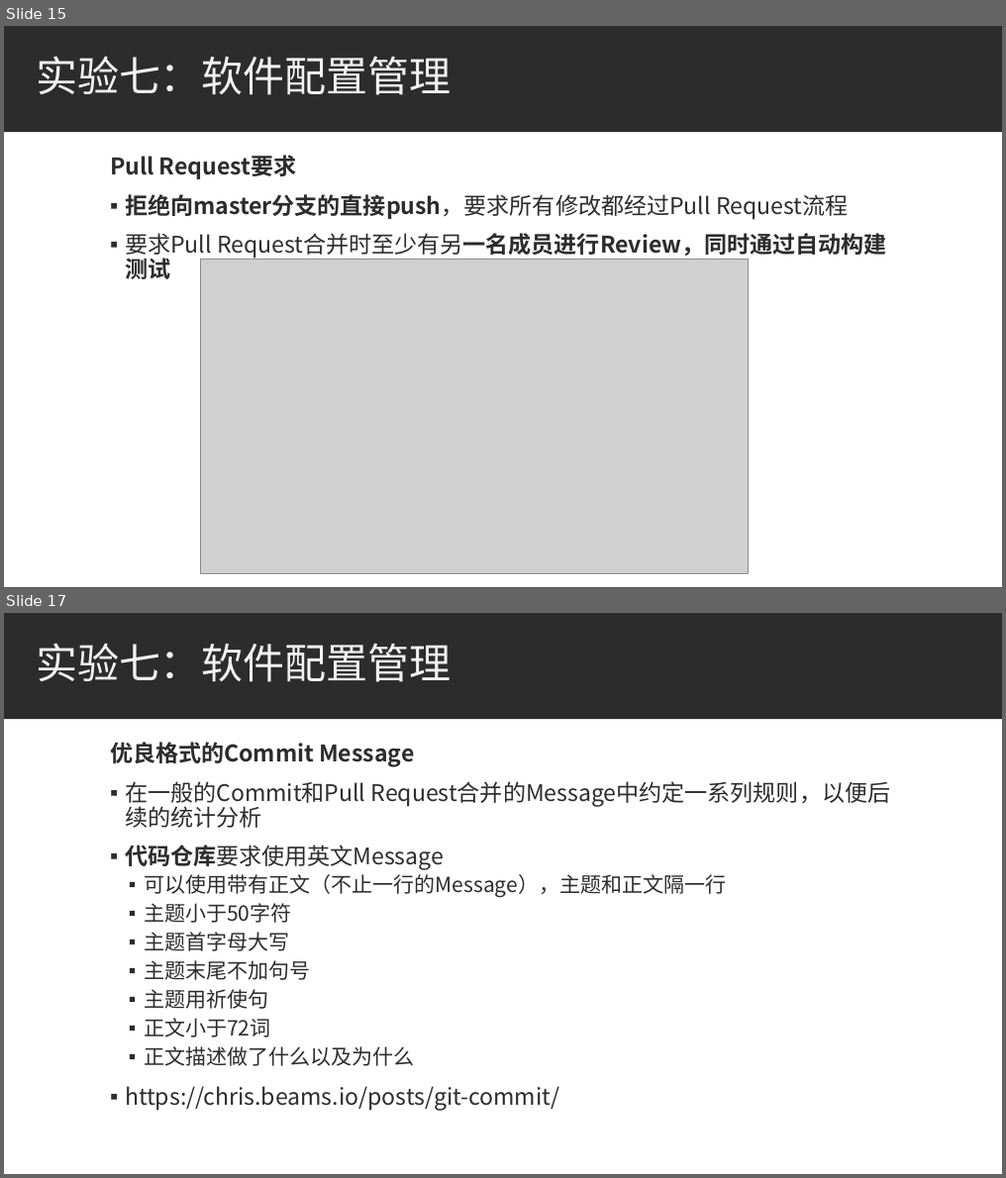
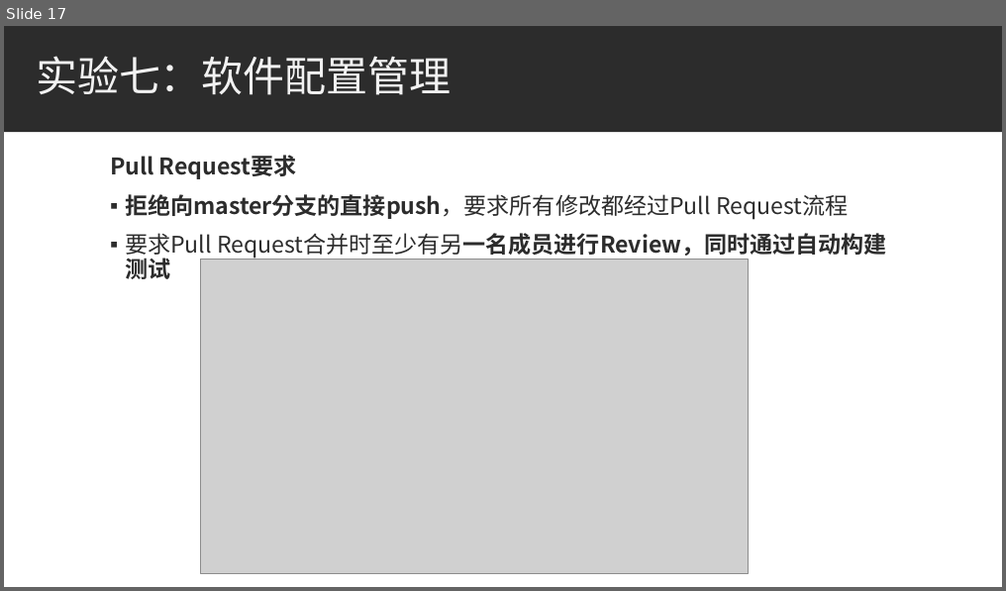
Before and after one commit to bhsei/20_H, a slide deck: 3.项目PPT/第6周_需求分析改进汇报ppt.pptx. Shown one above the other, each under a label of ours: slides 15 and 17 before the commit, slide 17 after it; the slides between them are not shown. The pictures are 1006x1178 and 1006x591 pixels, drawn with LibreOffice and Linux fonts; fonts in the diff are those of the drawing; grey boxes stand for pictures. Boxes give left, top, right and bottom in pixels: in the first picture for what was removed or moved away, otherwise in the second. Text is boxed around its words. In the diff, an @@ line names an element or a change of style, - is before the commit and + after.

Commit message:
修改需求分析改进汇报ppt；README实验1标记完成

```diff
--- a/3.项目PPT/第6周_需求分析改进汇报ppt.pptx
+++ b/3.项目PPT/第6周_需求分析改进汇报ppt.pptx
@@ slide 17 removed at (4, 613, 1002, 1174), background #FFFFFF; not listed: 1 template element that a slide beside it also shows @@
@@ title removed at (36, 643, 451, 682) @@
-实验七：软件配置管理
@@ text removed at (110, 742, 891, 1111) @@
-优良格式的Commit Message
-▪ 在一般的Commit和Pull Request合并的Message中约定一系列规则，以便后续的统计分析
-▪ 代码仓库要求使用英文Message
-  ▪ 可以使用带有正文（不止一行的Message），主题和正文隔一行
-  ▪ 主题小于50字符
-  ▪ 主题首字母大写
-  ▪ 主题末尾不加句号
-  ▪ 主题用祈使句
-  ▪ 正文小于72词
-  ▪ 正文描述做了什么以及为什么
-▪ https://chris.beams.io/posts/git-commit/
@@ what was slide 15 is now slide 17 @@
```
Also in this commit, not shown: 3 slides changed, 3 slides added, 1 other slide removed, 1 other file.
